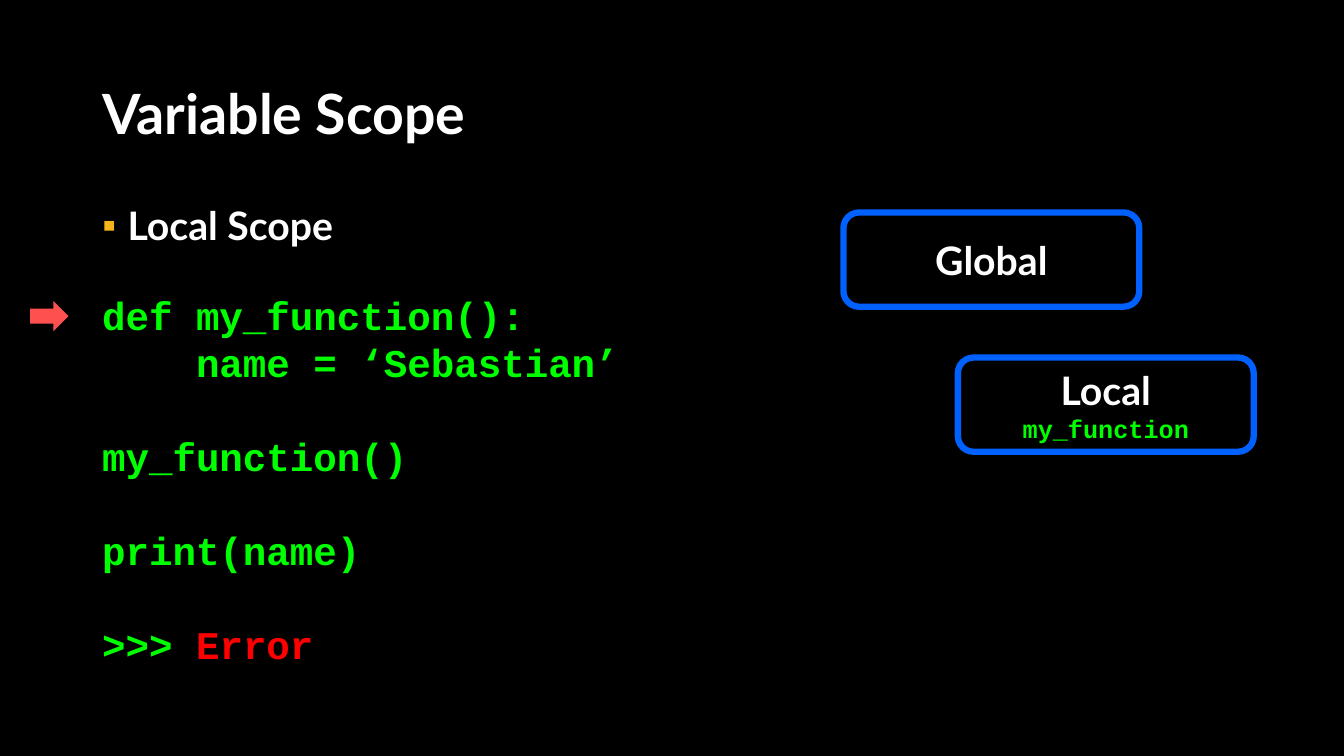
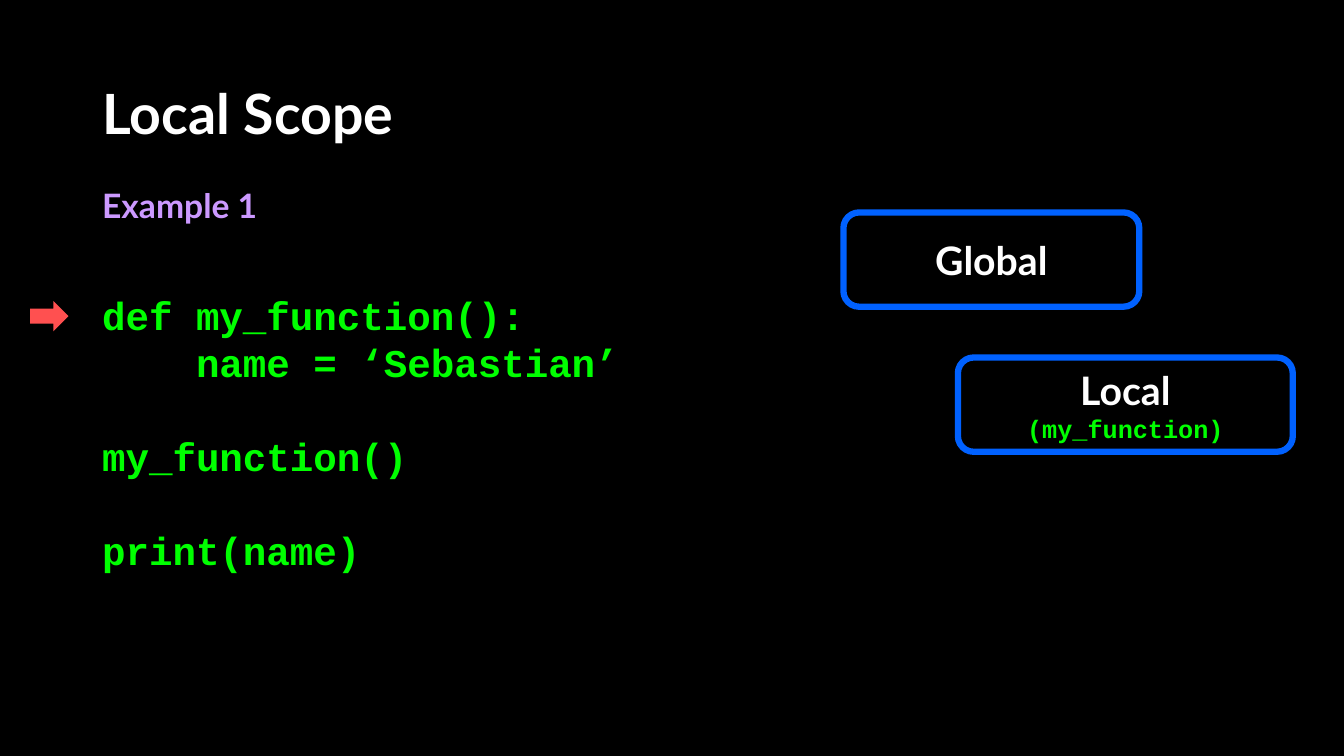
Before and after one commit to APS106/APS106-winter-2024-kinsella-goodfellow, a slide deck: slide 29 of lectures/week2/lecture2/slides/week2_lecture2.pptx (slide 13 before the commit). Drawn at 1344x756 pixels with LibreOffice and Linux fonts; fonts in the diff are those of the drawing; background and template pictures are left out. Boxes give left, top, right and bottom in pixels: in the first picture for what was removed or moved away, otherwise in the second. Text is boxed around its words. In the diff, an @@ line names an element or a change of style, - is before the commit and + after.

```diff
--- a/lectures/week2/lecture2/slides/week2_lecture2.pptx
+++ b/lectures/week2/lecture2/slides/week2_lecture2.pptx
@@ title at [102, 92, 393, 144]: text changed @@
-Variable Scope
+Local Scope
@@ text added at [102, 193, 257, 224], 24 pt, text #CC99FF, bold @@
+Example 1
@@ text removed at [128, 211, 333, 247] @@
-▪ Local Scope
@@ rounded rectangle "Local": place and size @@
-rounded rectangle "Local" at [958, 358, 1254, 453]
+rounded rectangle "Local" at [958, 358, 1293, 453]
@@ text in rounded rectangle at [1027, 419, 1224, 444]: text changed @@
-my_function
+(my_function)
@@ text at [196, 633, 313, 660]: paragraph removed @@
->>> Error
```
Also in this commit, not shown: 30 other slides changed, 13 slides added, 1 slide removed, 6 other files.
